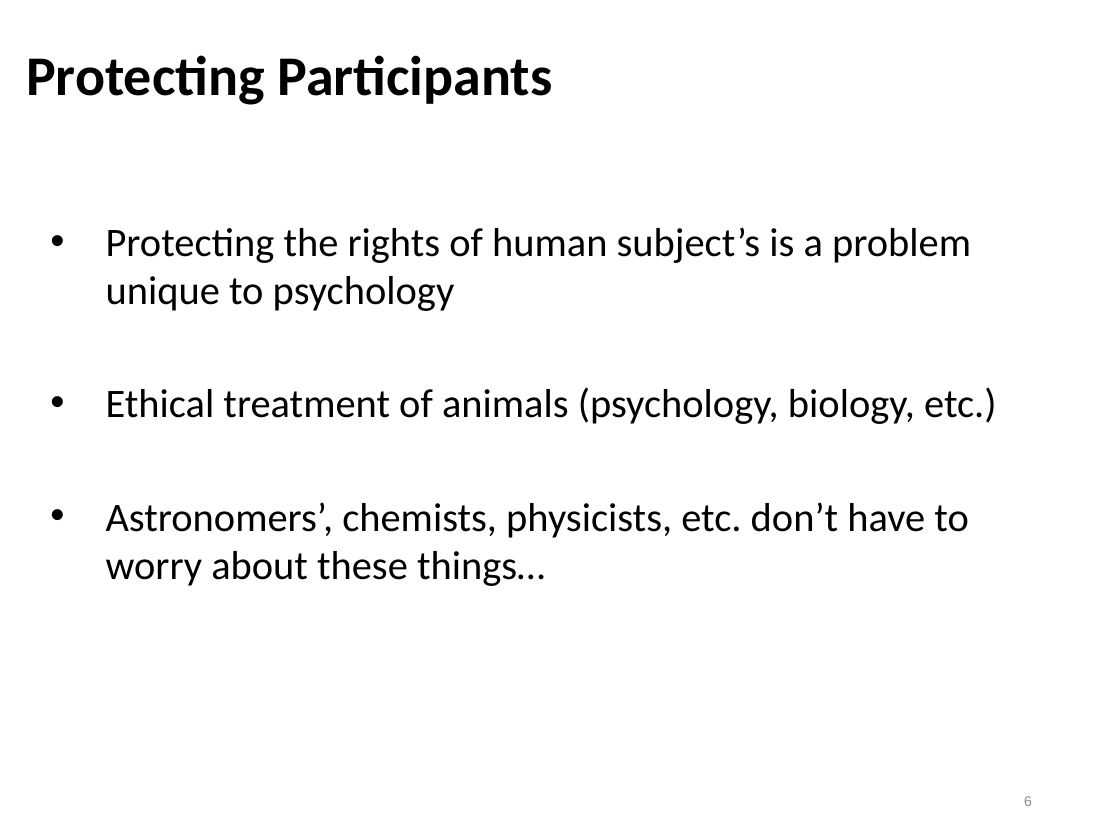
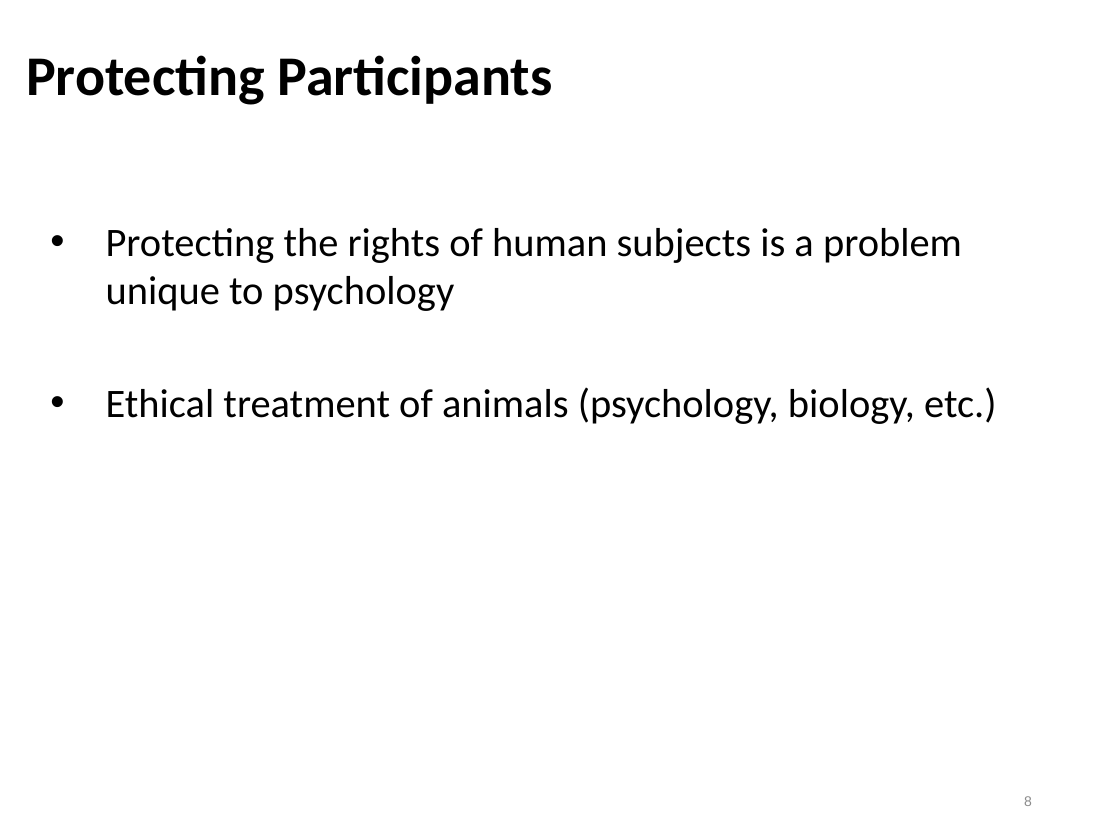
Before and after one commit to npm27/Teaching-Materials, a slide deck: slide 8 of Social Psych/Slides/3 Ethics.pptx (slide 6 before the commit). Drawn at 1120x840 pixels with LibreOffice and Linux fonts; fonts in the diff are those of the drawing. Boxes give left, top, right and bottom in pixels: in the first picture for what was removed or moved away, otherwise in the second. Text is boxed around its words. In the diff, an @@ line names an element or a change of style, - is before the commit and + after.

```diff
--- a/Social Psych/Slides/3 Ethics.pptx
+++ b/Social Psych/Slides/3 Ethics.pptx
@@ text at (106, 228, 962, 311): text changed @@
-• Protecting the rights of human subject’s is a problem unique to psychology
+• Protecting the rights of human subjects is a problem unique to psychology
@@ text at (106, 502, 968, 586): paragraph removed @@
-• Astronomers’, chemists, physicists, etc. don’t have to worry about these things…
```
Also in this commit, not shown: 10 other slides changed, 2 slides added, 9 slides removed.
